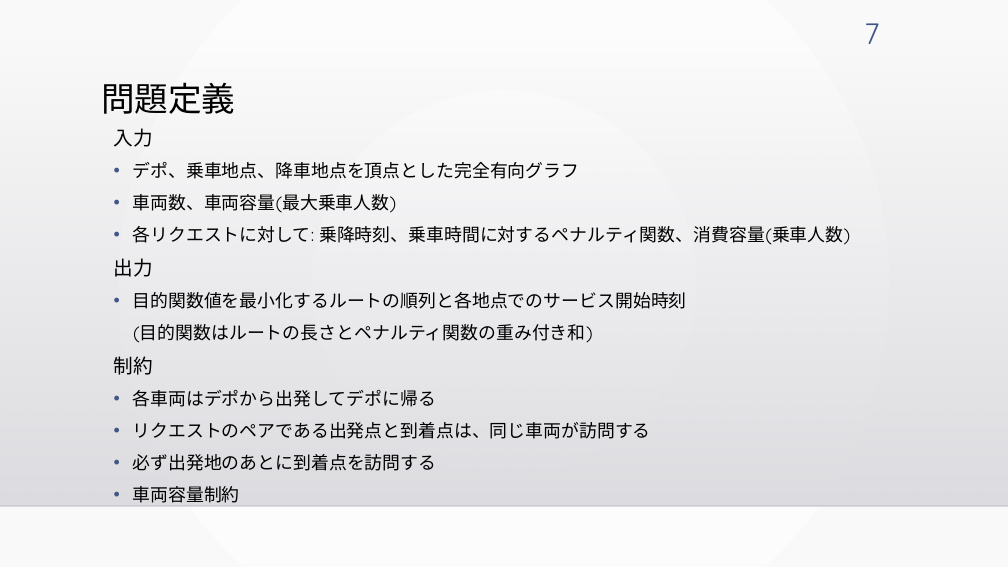
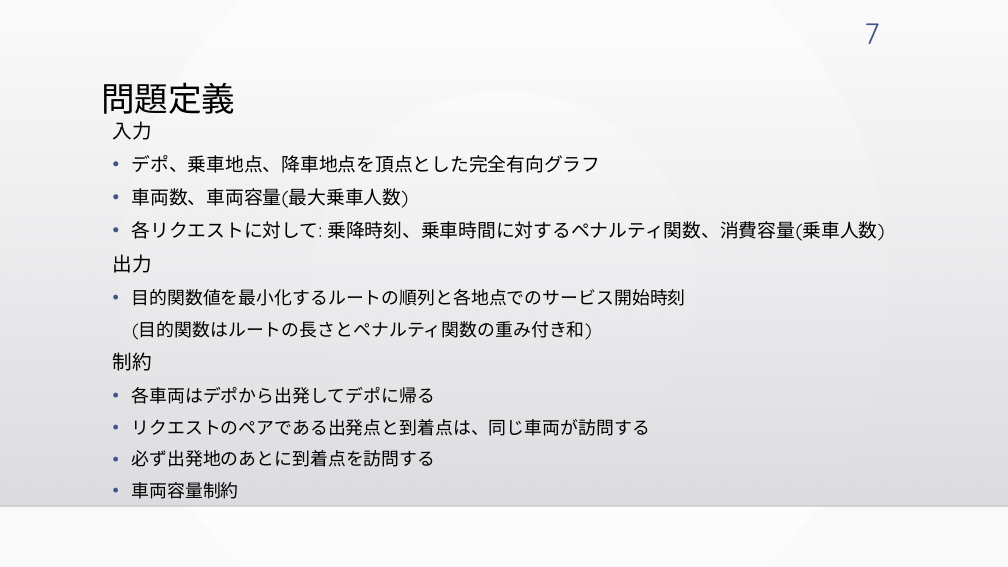
Before and after one commit to kotaro400/DARP, a slide deck: slide 7 of 卒論発表_10分用.pptx. Drawn at 1008x567 pixels with LibreOffice and Linux fonts; fonts in the diff are those of the drawing; background and template pictures are left out. Boxes give left, top, right and bottom in pixels: in the first picture for what was removed or moved away, otherwise in the second. Text is boxed around its words. In the diff, an @@ line names an element or a change of style, - is before the commit and + after.

```diff
--- a/卒論発表_10分用.pptx
+++ b/卒論発表_10分用.pptx
@@ text "入力": place and size @@
-text "入力" at (114, 128, 850, 503)
+text "入力" at (113, 121, 884, 499)
@@ text at (132, 155, 884, 241): size 17 to 17.9 pt in "デポ、乗車地点、降車地点を頂点とした完全有向グラフ", "車両数、車両容量(最大乗車人数)", "各リクエストに対して: 乗降時刻、乗車時間に対するペナルティ関数、消費容量(乗車人数)" @@
```
Also in this commit, not shown: 12 other slides changed, 1 slide added, 2 slides removed.
